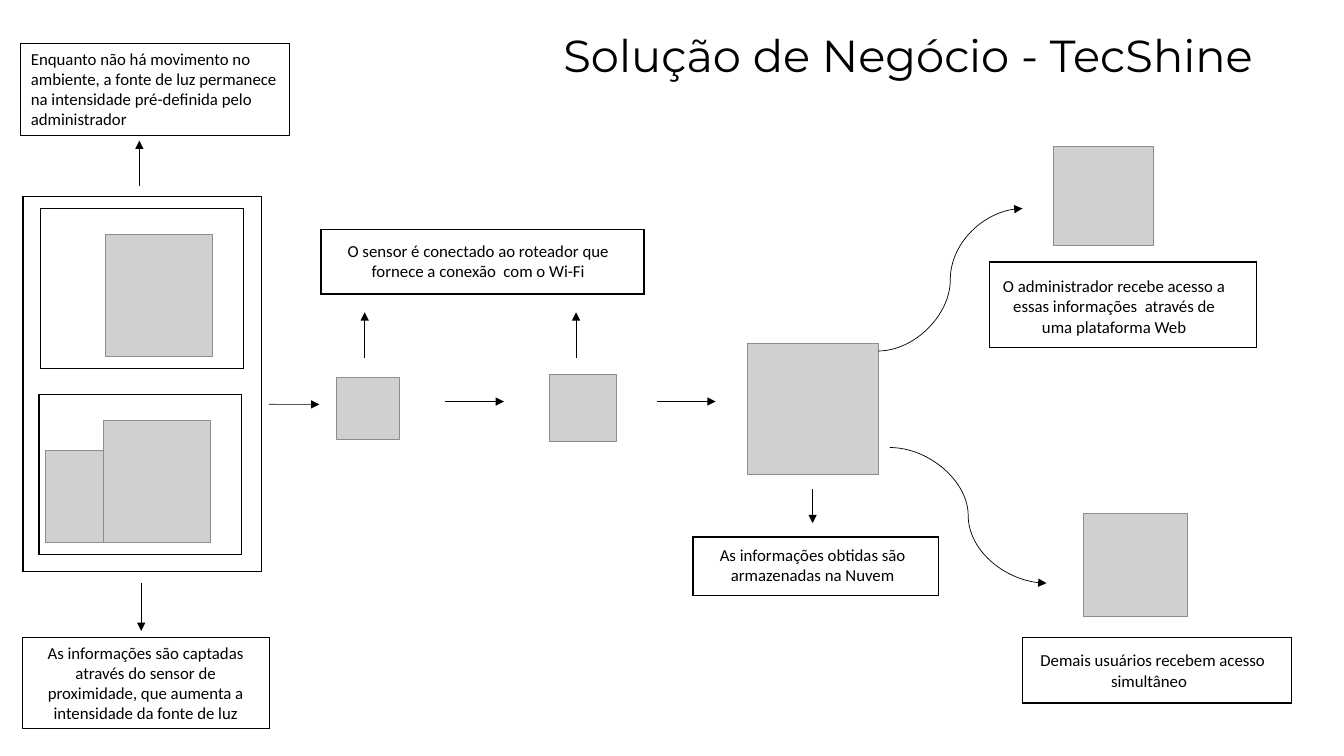
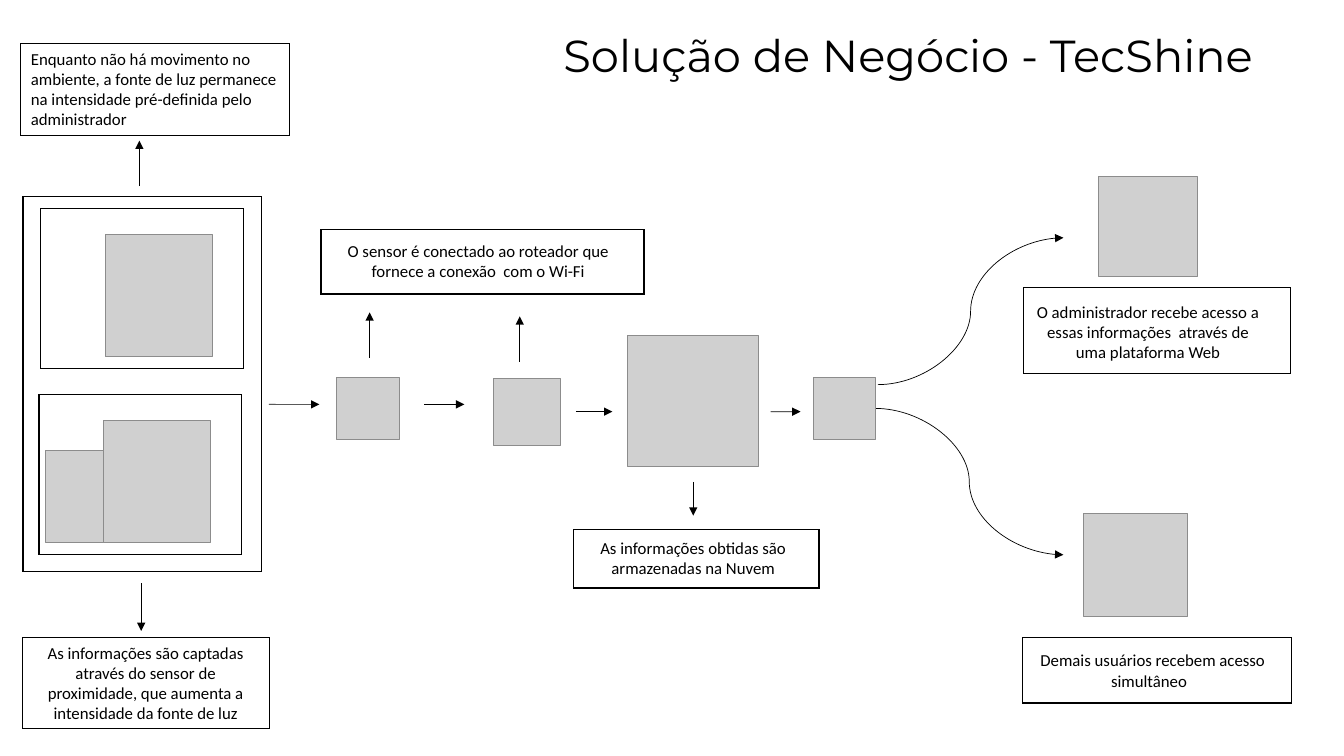
Before and after one commit to imayaramota/BandTec, a slide deck: slide 1 of TecShine/TECNOLOGIA DA INFORMAÇÃO/Desenho Solução (1).pptx. Drawn at 1344x756 pixels with LibreOffice and Linux fonts; fonts in the diff are those of the drawing; grey boxes stand for pictures. Boxes give left, top, right and bottom in pixels: in the first picture for what was removed or moved away, otherwise in the second. Text is boxed around its words. In the diff, an @@ line names an element or a change of style, - is before the commit and + after.

```diff
--- a/TecShine/TECNOLOGIA DA INFORMAÇÃO/Desenho Solução (1).pptx
+++ b/TecShine/TECNOLOGIA DA INFORMAÇÃO/Desenho Solução (1).pptx
@@ picture: place and size @@
-picture at (1054, 146, 1153, 246)
+picture at (1099, 176, 1199, 276)
@@ curved arrow moved from (878, 351) - (1022, 209) to (878, 385) - (1064, 238) @@
@@ text "O administrador recebe acesso a ...": place and size @@
-text "O administrador recebe acesso a ..." at (1003, 280, 1225, 336)
+text "O administrador recebe acesso a ..." at (1037, 306, 1259, 361)
@@ rectangle: place and size @@
-rectangle at (990, 262, 1257, 348)
+rectangle at (1023, 287, 1291, 373)
@@ arrow moved from (365, 358) - (365, 313) to (370, 358) - (370, 313) @@
@@ arrow moved from (577, 358) - (577, 313) to (520, 362) - (520, 317) @@
@@ picture: place and size @@
-picture at (549, 374, 617, 442)
+picture at (493, 378, 561, 446)
@@ picture added at (814, 377, 876, 440) @@
@@ arrow moved from (445, 401) - (504, 401) to (424, 404) - (465, 404) @@
@@ arrow moved from (656, 401) - (716, 401) to (576, 411) - (613, 411) @@
@@ arrow added from (770, 411) to (801, 411), #000000 0.5 pt @@
@@ curved arrow moved from (890, 448) - (1047, 584) to (875, 408) - (1064, 555) @@
@@ 1 picture, 1 text, 1 rectangle, 1 arrow: place and size @@
-1 picture, 1 text, 1 rectangle, 1 arrow at (693, 344, 939, 596)
+1 picture, 1 text, 1 rectangle, 1 arrow at (574, 336, 820, 588)
```
Also in this commit, not shown: 1 other slide changed, 1 other file.
